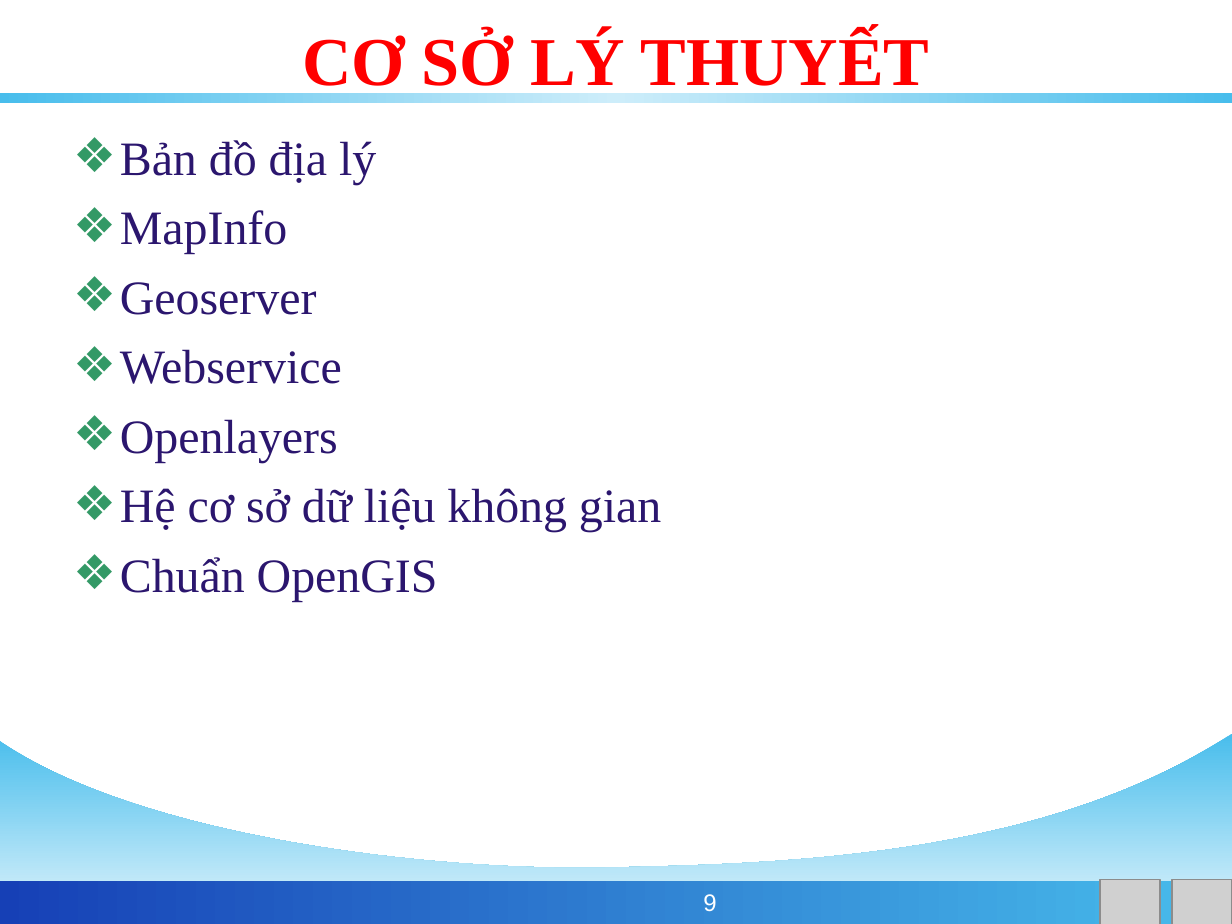
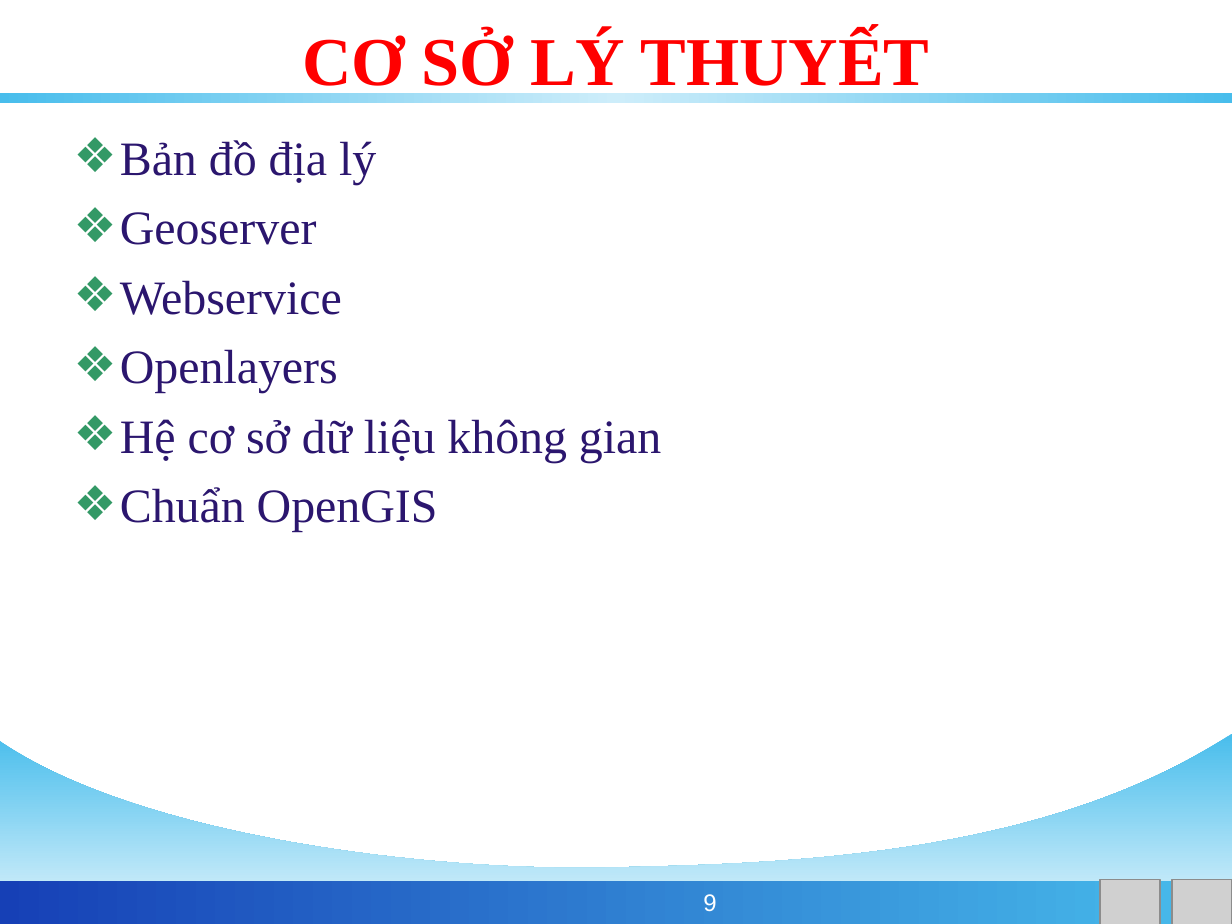
Before and after one commit to phamngsinh/cantho-webgis, a slide deck: slide 9 of Document/Bao Cao/BaoCaoLuanVan.ppt. Drawn at 1232x924 pixels with LibreOffice and Linux fonts; fonts in the diff are those of the drawing; grey boxes stand for pictures; background and template pictures are left out. Boxes give left, top, right and bottom in pixels: in the first picture for what was removed or moved away, otherwise in the second. Text is boxed around its words. In the diff, an @@ line names an element or a change of style, - is before the commit and + after.

```diff
--- a/Document/Bao Cao/BaoCaoLuanVan.ppt
+++ b/Document/Bao Cao/BaoCaoLuanVan.ppt
@@ text at (x1=120, y1=210, x2=287, y2=254): paragraph removed @@
-❖ MapInfo
```
Also in this commit, not shown: 11 other slides changed, 3 slides added, 5 slides removed, 1 other file.
